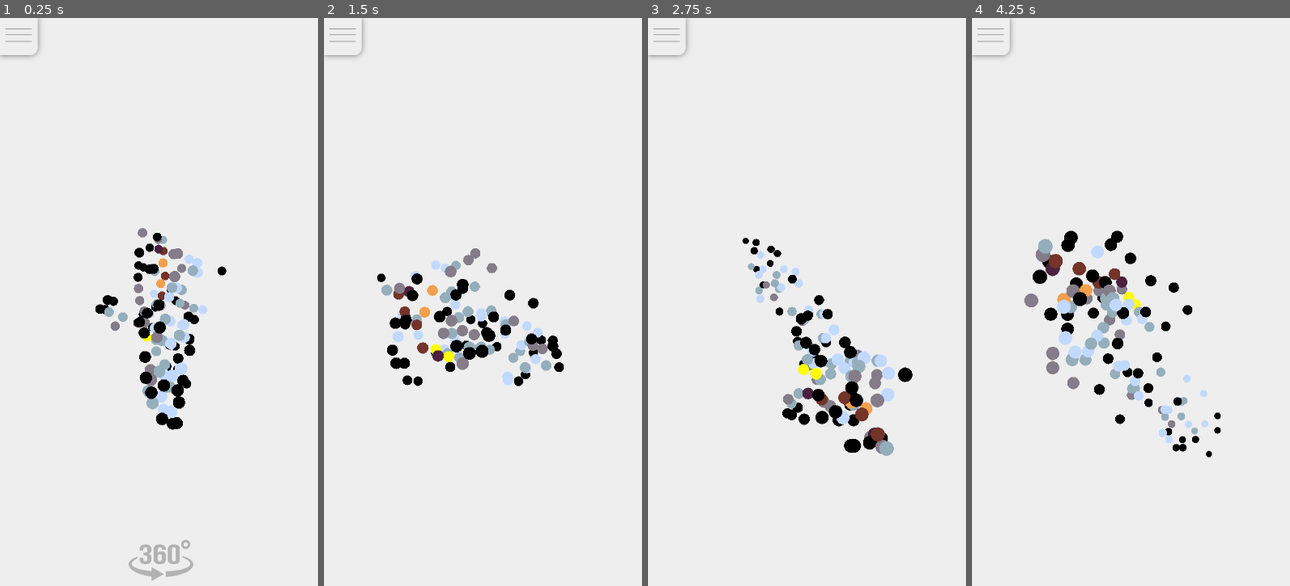
Above: before the commit, frames 1-4 (left to right).
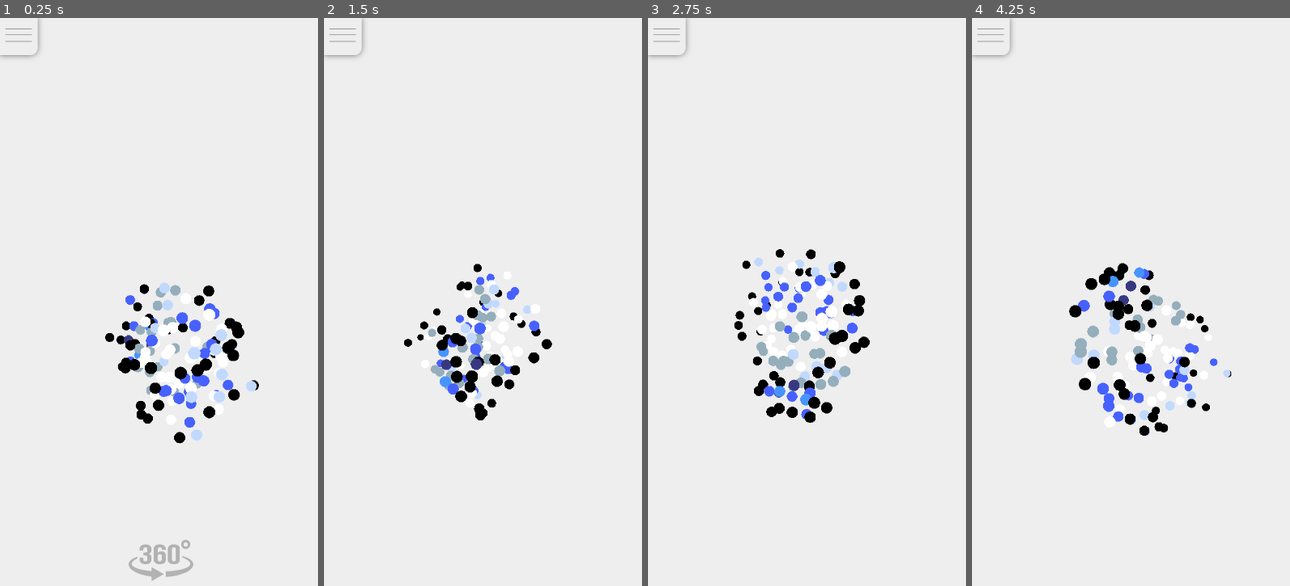
Above: after the commit, the same moments.

Repository: BigDanTheOne/GameTikTok
Game: Godot game, scene res://App.tscn
The game is run twice, just before and just after one commit, with the same random seed, the same clock (stepped at 60 frames per second) and the same inputs.
Inputs (mouse positions are in pixels of both pictures, inside the frame that each line leads up to):
- Up to frame 1 (0.25 s): no input
- Up to frame 2 (1.5 s): move the mouse to (552, 307) at 0.52 s; hold Right (ui_right) 0.53-1.28 s; move the mouse to (419, 375) at 1.27 s; hold Down (ui_down) from 1.28 s (still down)
- Up to frame 3 (2.75 s): move the mouse to (838, 199) at 2.02 s; release Down (ui_down) at 2.03 s; hold Right (ui_right) from 2.03 s (still down)
- Up to frame 4 (4.25 s): move the mouse to (1115, 472) at 2.77 s; release Right (ui_right) at 2.78 s; hold Up (ui_up) 2.78-3.53 s; move the mouse to (1226, 438) at 3.52 s; hold Left (ui_left) from 3.53 s (still down)

The runs differ from the first frame. In frame 1, 6.3% of the frame differs, in the area x 30-82%, y 36-75%; in frame 2, 6.0%; in frame 3, 7.0%; in frame 4, 7.4%, in the area x 16-82%, y 37-78%.

Commit message:
reshufled games

Diff:
--- a/public/games/PixelOrbMilk/App.tscn
+++ b/public/games/PixelOrbMilk/App.tscn
@@ -2,7 +2,7 @@
 
 [ext_resource path="res://Puzzle.tscn" type="PackedScene" id=1]
 [ext_resource path="res://GUI/svg/gui_360.svg" type="Texture" id=2]
-[ext_resource path="res://sword-big.png" type="Texture" id=3]
+[ext_resource path="res://milk-big.png" type="Texture" id=3]
 [ext_resource path="res://GUI/buttons_v2/gui_nosound.png" type="Texture" id=4]
 [ext_resource path="res://GUI/buttons_v2/gui_sound.png" type="Texture" id=5]
 [ext_resource path="res://Scripts/GUI.gd" type="Script" id=6]
@@ -10,7 +10,7 @@
 [ext_resource path="res://Scripts/Audio.gd" type="Script" id=8]
 [ext_resource path="res://Audio/Win.ogg" type="AudioStream" id=9]
 [ext_resource path="res://Audio/Click.ogg" type="AudioStream" id=10]
-[ext_resource path="res://Sprites/spritesheet12.png" type="Texture" id=11]
+[ext_resource path="res://Sprites/milk-small.png" type="Texture" id=11]
 [ext_resource path="res://Scripts/Spritesheet.gd" type="Script" id=12]
 [ext_resource path="res://Sprites/unplayed.png" type="Texture" id=16]
 [ext_resource path="res://GUI/buttons_v2/gui_menu.png" type="Texture" id=18]
Not shown, changed: public/games/PixelOrbMilk/export_presets.cfg
Not shown, added: public/games/test1/.DS_Store
Not shown, changed: src/constants/games.ts
